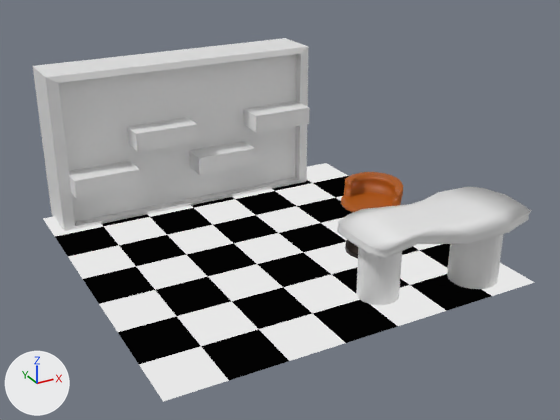
The Blender file library2.blend as it was, and as the next commit left it.
The view is the same before and after, from a 50 mm camera at (-14.3, -27.1, 15.3) aimed at (0.1, -0.8, 2.1). The axes (+X, +Y, +Z) are drawn at lower left. The lights are the same throughout.
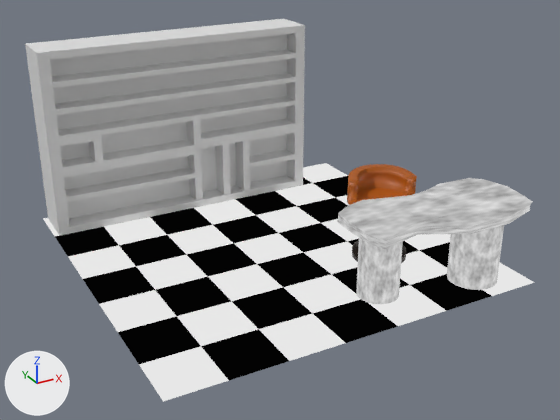
Commit message: library with new bookshelf

Changed parts and their boxes (x1, y1, x2, y2) in the pictures (560 x 420 px):
'Cube.001', added
    after: (25, 19, 305, 235)
'Cube', deleted
    before: (33, 38, 310, 231)
'Plane.001', recoloured, moved
    before: (337, 186, 531, 259)
    after: (337, 178, 533, 249)
'Cylinder', moved, turned, rescaled
    before: (341, 172, 403, 258)
    after: (347, 164, 417, 263)
'Cylinder.002', recoloured, moved, rescaled (18% taller)
    before: (447, 234, 504, 289)
    after: (447, 225, 504, 290)
'Cylinder.001', recoloured, moved, rescaled (14% taller)
    before: (356, 247, 402, 305)
    after: (356, 238, 403, 304)

Diff of the bpy script that builds the scene:
```diff
--- a/library2.blend.py
+++ b/library2.blend.py
@@ mat_material_007 @@
+mat_material_007 = bpy.data.materials.new('Material.007')
+mat_material_007.use_nodes = True; mat_material_007.node_tree.nodes.clear()
+_N = mat_material_007.node_tree.nodes; _L = mat_material_007.node_tree.links
+n0 = _N.new('ShaderNodeTexNoise'); n0.name = 'Noise Texture'
+n0.inputs[4].default_value = 0.79  # 'Roughness'
+n1 = _N.new('ShaderNodeOutputMaterial'); n1.name = 'Material Output.001'
+_L.new(n0.outputs[0], n1.inputs[0])  # 'Factor' to 'Surface'
@@ mat_material_006 @@
+mat_material_006 = bpy.data.materials.new('Material.006')
+mat_material_006.use_nodes = True; mat_material_006.node_tree.nodes.clear()
+_N = mat_material_006.node_tree.nodes; _L = mat_material_006.node_tree.links
+n0 = _N.new('ShaderNodeOutputMaterial'); n0.name = 'Material Output'
+n1 = _N.new('ShaderNodeTexNoise'); n1.name = 'Noise Texture'
+n1.inputs[4].default_value = 0.79  # 'Roughness'
+_L.new(n1.outputs[0], n0.inputs[0])  # 'Factor' to 'Surface'
@@ mat_material_005 @@
+mat_material_005 = bpy.data.materials.new('Material.005')
+mat_material_005.use_nodes = True; mat_material_005.node_tree.nodes.clear()
+_N = mat_material_005.node_tree.nodes; _L = mat_material_005.node_tree.links
+n0 = _N.new('ShaderNodeOutputMaterial'); n0.name = 'Material Output'
+n1 = _N.new('ShaderNodeTexNoise'); n1.name = 'Noise Texture'
+n1.inputs[4].default_value = 0.79  # 'Roughness'
+_L.new(n1.outputs[0], n0.inputs[0])  # 'Factor' to 'Surface'
@@ me_cylinder_001 @@
 me_cylinder_001.from_pydata(...)  # 64 vertices, 34 faces; spans x -1.0..1.0, y -1.0..1.0, z -1.0..1.0
+me_cylinder_001.materials.append(mat_material_005)
@@ me_cylinder_002 @@
 me_cylinder_002.from_pydata(...)  # 64 vertices, 34 faces; spans x -1.0..1.0, y -1.0..1.0, z -1.0..1.0
+me_cylinder_002.materials.append(mat_material_006)
@@ me_plane_001 @@
 me_plane_001.from_pydata(...)  # 98 vertices, 96 faces; spans x -0.96..1.0, y -1.0..0.85, z -0.04..0.08
+me_plane_001.materials.append(mat_material_007)
@@ ob_cube @@
-ob_cube = bpy.data.objects.new('Cube', me_cube)
@@ ob_cylinder @@
 ob_cylinder = bpy.data.objects.new('Cylinder', me_cylinder)
-ob_cylinder.location = (3.63, -2.45, 0.33)
-ob_cylinder.scale = (0.994, 0.994, 0.214)
+ob_cylinder.location = (3.84, -2.94, 0.26)
+ob_cylinder.rotation_euler = (0.0, 0.0, 0.687)  # degrees (0, 0, 39)
+ob_cylinder.scale = (1.15, 1.15, 0.248)
@@ ob_cylinder_001 @@
 ob_cylinder_001 = bpy.data.objects.new('Cylinder.001', me_cylinder_001)
-ob_cylinder_001.location = (1.8, -5.72, 1.33)
-ob_cylinder_001.scale = (0.83, 0.83, 1.3)
+ob_cylinder_001.location = (1.82, -5.69, 1.56)
+ob_cylinder_001.scale = (0.83, 0.83, 1.51)
@@ ob_cylinder_002 @@
 ob_cylinder_002 = bpy.data.objects.new('Cylinder.002', me_cylinder_002)
-ob_cylinder_002.location = (5.93, -6.5, 1.37)
-ob_cylinder_002.scale = (1.0, 1.0, 1.28)
+ob_cylinder_002.location = (5.93, -6.48, 1.53)
+ob_cylinder_002.scale = (1.0, 1.0, 1.48)
@@ ob_plane_001 @@
 ob_plane_001 = bpy.data.objects.new('Plane.001', me_plane_001)
-ob_plane_001.location = (4.2, -5.68, 2.61)
+ob_plane_001.location = (4.2, -5.68, 3.0)
 ob_plane_001.scale = (3.9, 2.22, 5.8)
@@ ob_cube_001 @@
+ob_cube_001 = bpy.data.objects.new('Cube.001', me_cube_001)  # 1655 vertices, 1591 faces; spans x -1.0..1.0, y -2.54..1.0, z -1.0..1.0; in mat_material (white #e7e7e7)
+ob_cube_001.location = (-1.44, 6.85, 4.28)
+ob_cube_001.scale = (6.35, 0.61, 4.12)
```
